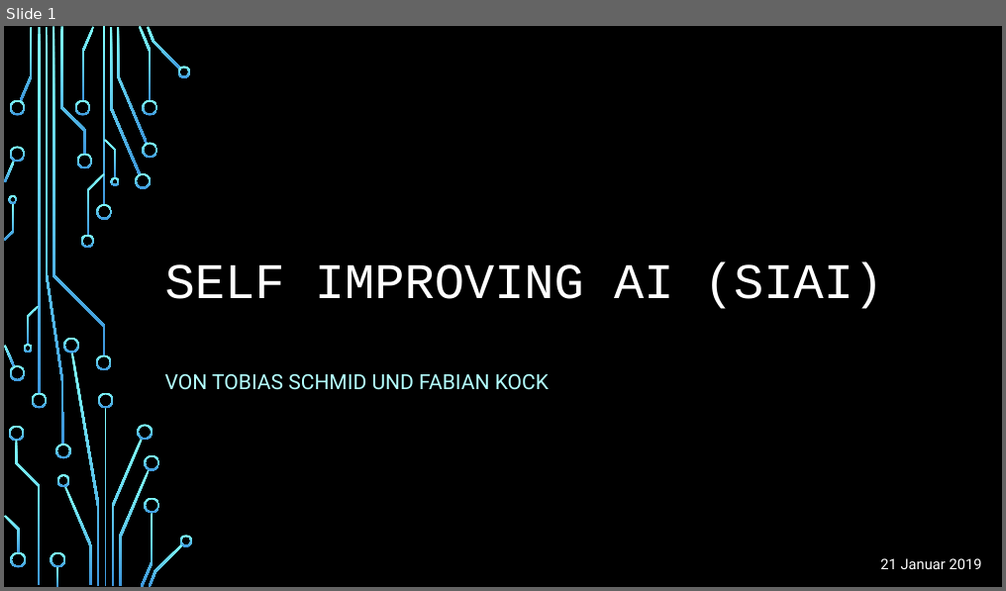
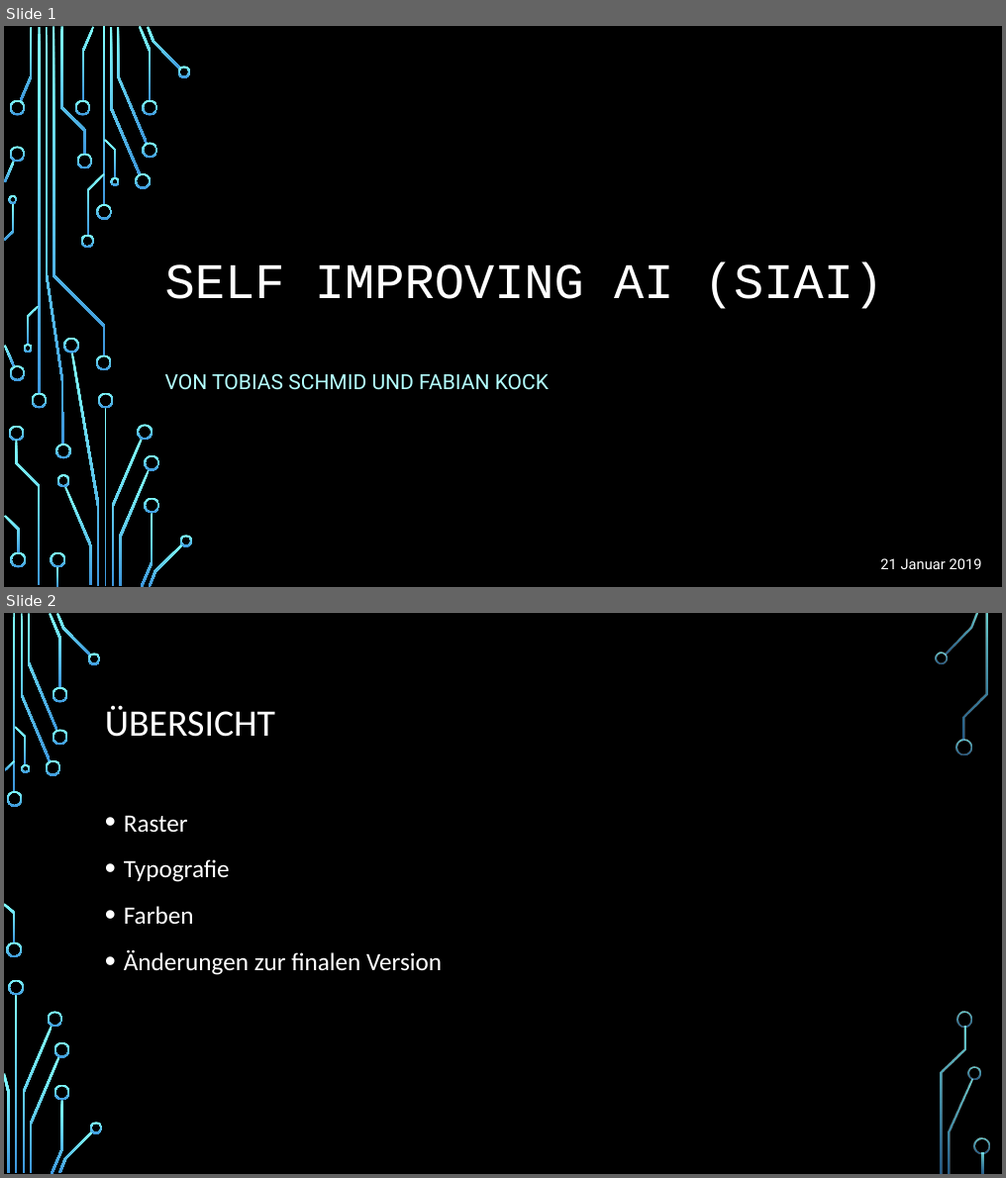
Before and after one commit to fabiankock/SiAI, a slide deck: Präsentationen/Finale_präsentation/siai_endpräsentation.pptx. Shown one above the other, each under a label of ours: slide 1 before the commit, slides 1 and 2 after it. The pictures are 1006x591 and 1006x1178 pixels, drawn with LibreOffice and Linux fonts; fonts in the diff are those of the drawing; background and template pictures are left out. Boxes give left, top, right and bottom in pixels: in the first picture for what was removed or moved away, otherwise in the second. Text is boxed around its words. In the diff, an @@ line names an element or a change of style, - is before the commit and + after.

```diff
--- a/Präsentationen/Finale_präsentation/siai_endpräsentation.pptx
+++ b/Präsentationen/Finale_präsentation/siai_endpräsentation.pptx
@@ slide 2 added at [4,613,1002,1174], background picture (left out) @@
@@ title added at [105,705,275,737], 36 pt, text #FFFFFF @@
+ÜBERSICHT
@@ text added at [124,815,442,975], 24 pt, text #FFFFFF @@
+• Raster
+• Typografie
+• Farben
+• Änderungen zur finalen Version
@@ group added at [4,613,990,1174]: 33 freeform shapes, 3 rectangles @@
```
Also in this commit, not shown: 1 slide changed, 3 other slides added, 3 other files.
